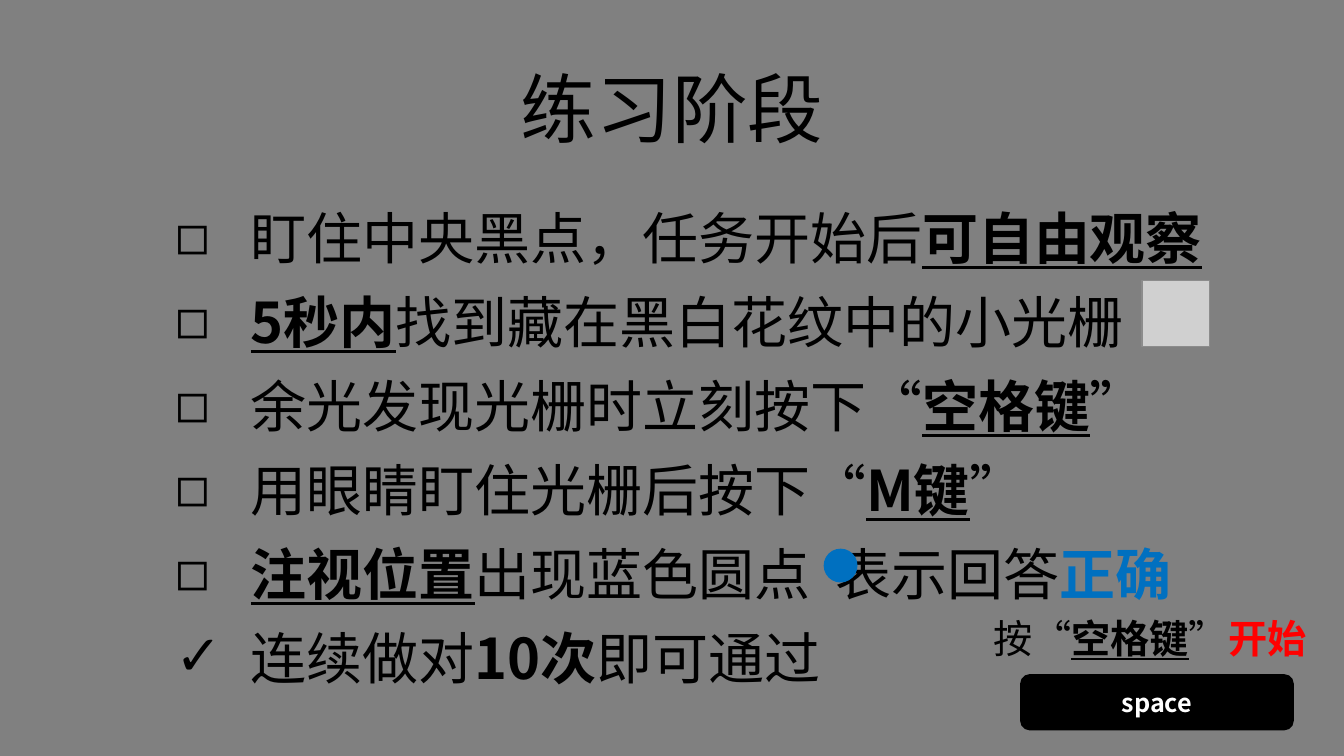
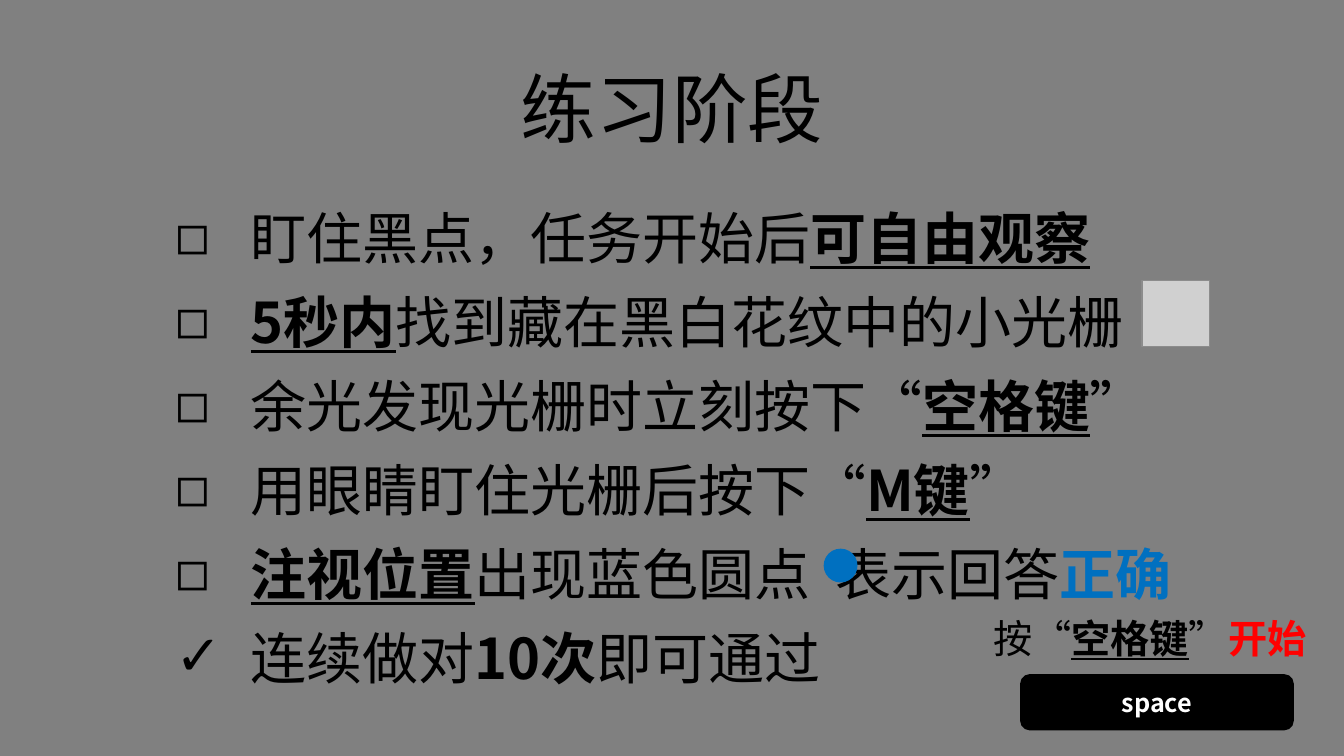
Before and after one commit to lyxose/FreeView, a slide deck: slide 10 of Instructions.pptx. Drawn at 1344x756 pixels with LibreOffice and Linux fonts; fonts in the diff are those of the drawing; grey boxes stand for pictures. Boxes give left, top, right and bottom in pixels: in the first picture for what was removed or moved away, otherwise in the second. Text is boxed around its words. In the diff, an @@ line names an element or a change of style, - is before the commit and + after.

```diff
--- a/Instructions.pptx
+++ b/Instructions.pptx
@@ text at [251,211,1090,269]: text changed @@
-◻ 盯住中央黑点，任务开始后可自由观察
+◻ 盯住黑点，任务开始后可自由观察
```
Also in this commit, not shown: 6 other slides changed, 7 other files.
